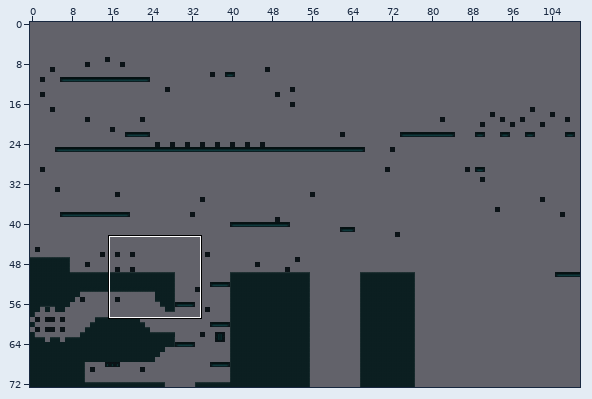
An edit to a level. Tiled map, tilemaps/backgroundFinal.tmx. The picture above shows the old version from afar; the outline marks the close-up.
Close-up. Before the edit:
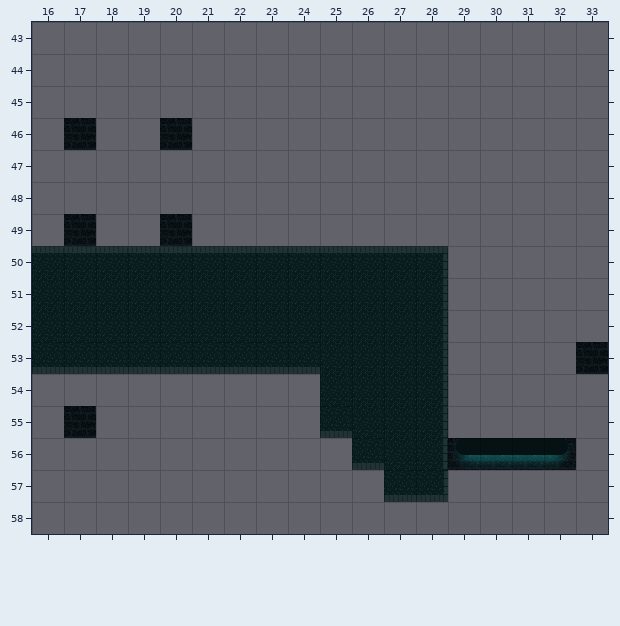
Cells are 32x32 px. Shown: x 16..33, y 43..58. The commit also changed other parts of the map, which this record leaves out.
After the commit:
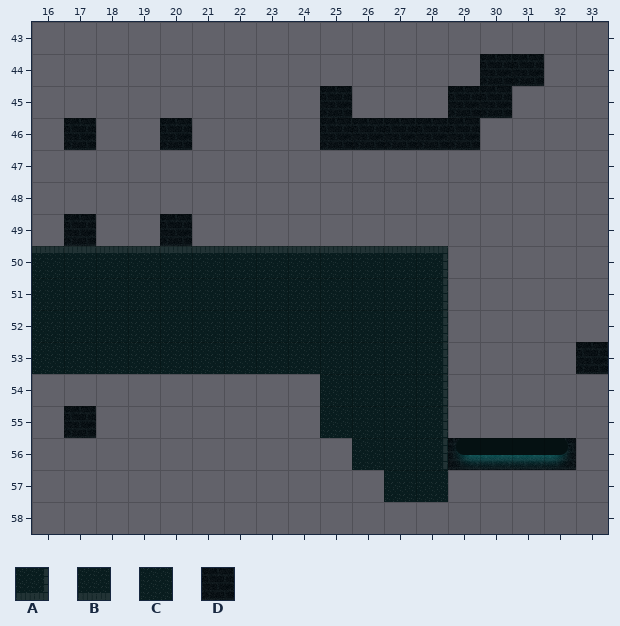
Key: from "bgSpriteSheet": A 0 turned 180, B 1 turned 180, C 9, D 24.
_ is an empty cell.
Change:
Layer "Tile Layer 1":
y 44: x 30..31 __ -> DD
y 45: x 25 _ -> D; x 29..30 __ -> DD
y 46: x 25..29 _____ -> DDDDD
y 53: x 16..24 BBBBBBBBB -> CCCCCCCCC
y 55: x 25 B -> C
y 56: x 26 B -> C
y 57: x 27..28 BA -> CC
Changed places in both close-ups, as pixel boxes (x1, y1, x2, y2):
added: (320, 54, 544, 150)
changed: (32, 342, 320, 374)
changed: (320, 406, 448, 502)
